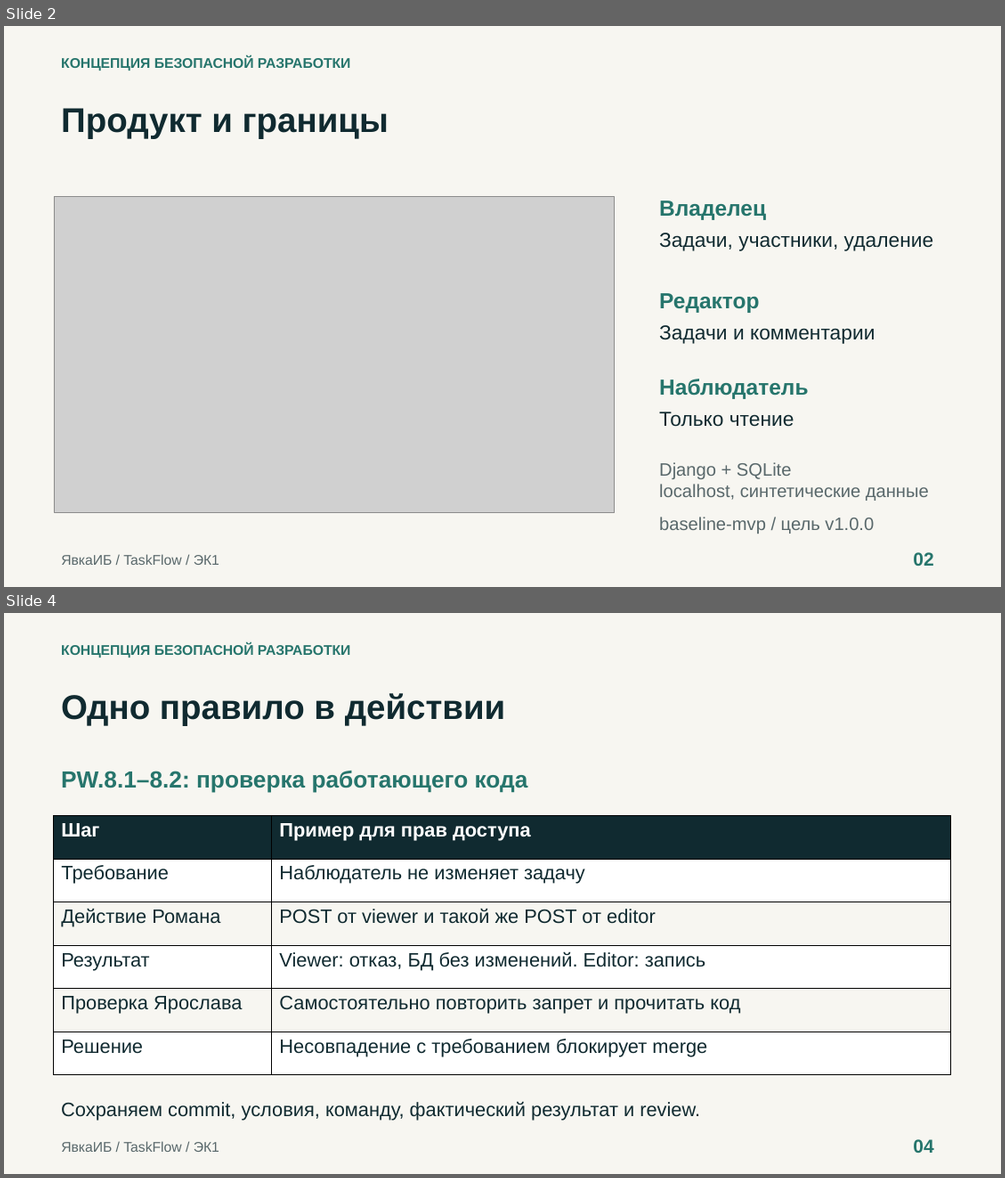
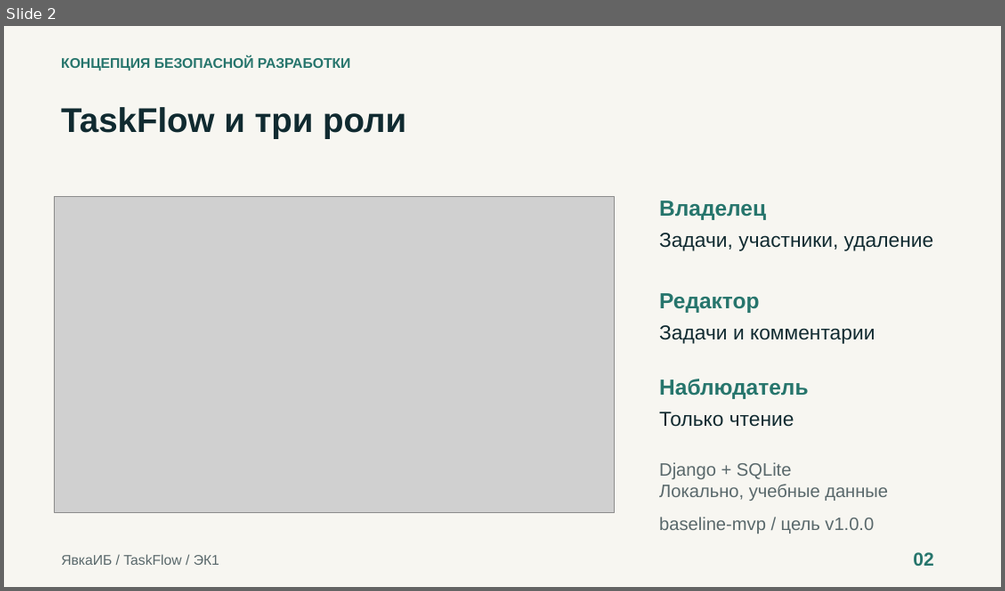
Before and after one commit to rbeketov/rbpo-yavkaib, a slide deck: presentation/taskflow-ek1.pptx. Shown one above the other, each under a label of ours: slides 2 and 4 before the commit, slide 2 after it; the slides between them are not shown. The pictures are 1005x1178 and 1005x591 pixels, drawn with LibreOffice and Linux fonts; fonts in the diff are those of the drawing; grey boxes stand for pictures. Boxes give left, top, right and bottom in pixels: in the first picture for what was removed or moved away, otherwise in the second. Text is boxed around its words. In the diff, an @@ line names an element or a change of style, - is before the commit and + after.

```diff
--- a/presentation/taskflow-ek1.pptx
+++ b/presentation/taskflow-ek1.pptx
@@ slide 4 removed at bbox=[4, 613, 1001, 1174], background #F7F6F1 @@
@@ text removed at bbox=[61, 644, 351, 657] @@
-КОНЦЕПЦИЯ БЕЗОПАСНОЙ РАЗРАБОТКИ
@@ text removed at bbox=[61, 693, 506, 726] @@
-Одно правило в действии
@@ text removed at bbox=[61, 771, 528, 793] @@
-PW.8.1–8.2: проверка работающего кода
@@ table removed at bbox=[54, 816, 952, 1075], 6 rows, 2 columns @@
-Шаг | Пример для прав доступа
-Требование | Наблюдатель не изменяет задачу
-Действие Романа | POST от viewer и такой же POST от editor
-Результат | Viewer: отказ, БД без изменений. Editor: запись
-Проверка Ярослава | Самостоятельно повторить запрет и прочитать код
-Решение | Несовпадение с требованием блокирует merge
@@ text removed at bbox=[61, 1101, 700, 1120] @@
-Сохраняем commit, условия, команду, фактический результат и review.
@@ text removed at bbox=[61, 1141, 219, 1151] @@
-ЯвкаИБ / TaskFlow / ЭК1
@@ text removed at bbox=[913, 1139, 933, 1152] @@
-04
@@ slide 2 changed as well @@
@@ text at bbox=[61, 107, 406, 139]: text changed @@
-Продукт и границы
+TaskFlow и три роли
@@ text at bbox=[659, 483, 888, 500]: text changed @@
-localhost, синтетические данные
+Локально, учебные данные
```
Also in this commit, not shown: 4 other slides changed, 4 slides added, 3 other slides removed, 4 other files.
